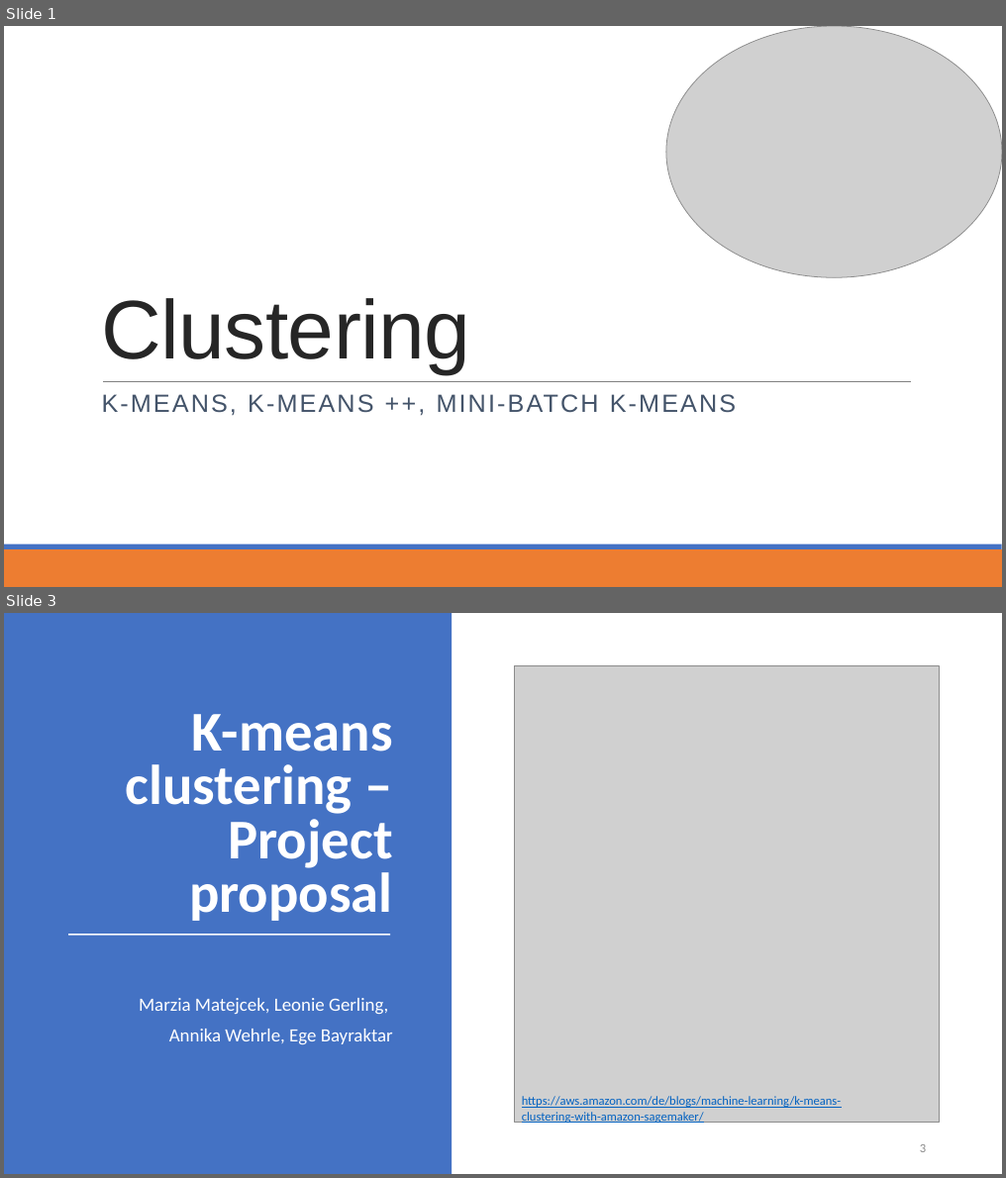
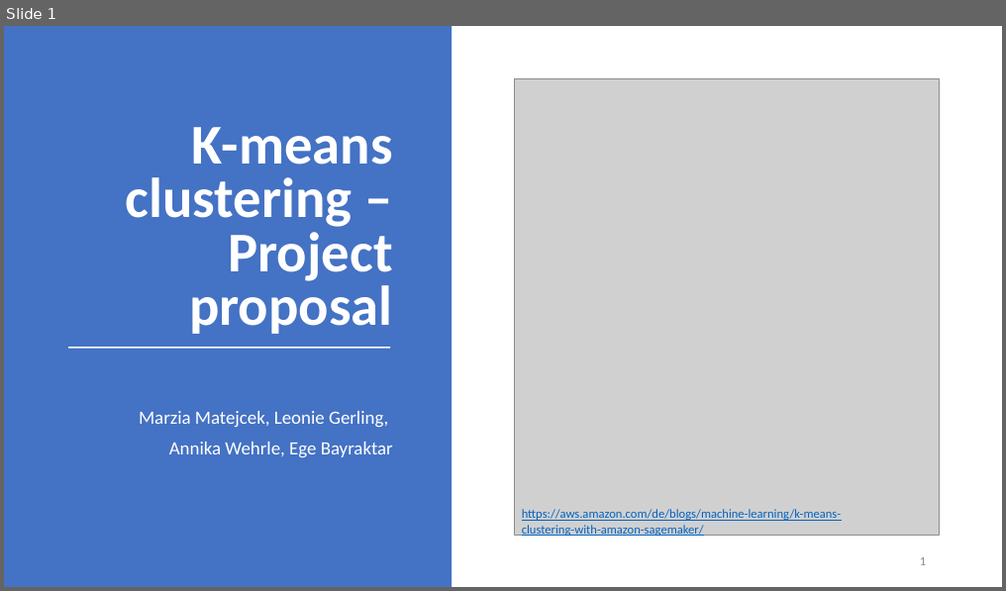
Before and after one commit to datascience-mobi/group-01-project-4-1, a slide deck: K-means clustering.pptx. Shown one above the other, each under a label of ours: slides 1 and 3 before the commit, slide 1 after it; the slides between them are not shown. The pictures are 1006x1178 and 1006x591 pixels, drawn with LibreOffice and Linux fonts; fonts in the diff are those of the drawing; grey boxes stand for pictures. Boxes give left, top, right and bottom in pixels: in the first picture for what was removed or moved away, otherwise in the second. Text is boxed around its words. In the diff, an @@ line names an element or a change of style, - is before the commit and + after.

```diff
--- a/K-means clustering.pptx
+++ b/K-means clustering.pptx
@@ slide 1 removed at (4, 26, 1002, 587), background #FFFFFF @@
@@ picture removed at (666, 26, 1002, 277) @@
@@ title removed at (101, 298, 471, 374) @@
-Clustering
@@ line removed from (103, 381) to (912, 381) @@
@@ subtitle removed at (102, 394, 736, 415) @@
-K-MEANS, K-MEANS ++, MINI-BATCH K-MEANS
@@ rectangle removed at (4, 550, 1002, 587) @@
@@ rectangle removed at (4, 545, 1002, 550) @@
@@ what was slide 3 is now slide 1 @@
@@ page number at (920, 558, 926, 566): text changed @@
-3
+1
```
Also in this commit, not shown: 1 slide changed.
